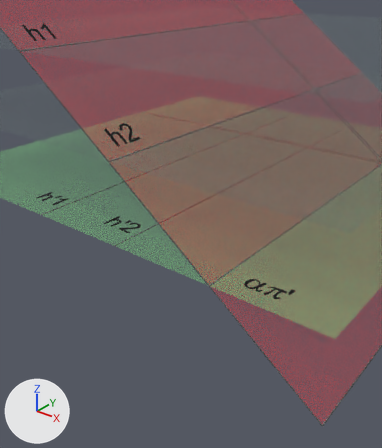
A saved change to the glTF model vr/reta_decliveN.glb.
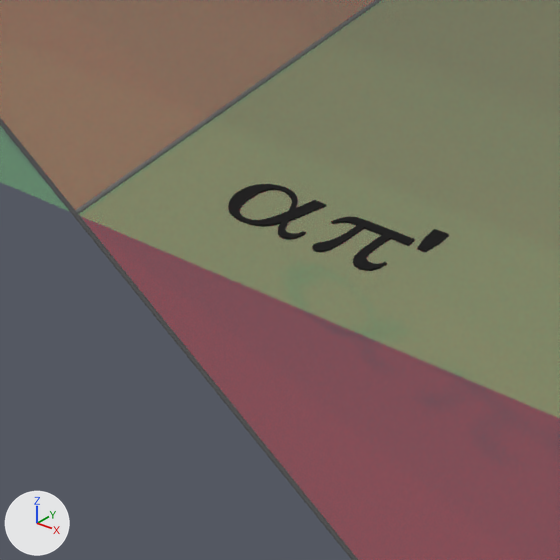
There are two pictures of each version: one from a 50 mm camera at (1.858, -2.647, 0.69) aimed at (0.719, -1.223, -0.193), one close up on the part from 50% to 84% of the width and 53% to 82% of the height. Lighting does not change. The marker at lower left points along +X, +Y and +Z. Where no turn or scale is listed for an object, it has been applied to the vertices. Vertices at the same position are counted once.

The older version as bpy lines, for what is in view:
```python
me_mesh_18 = bpy.data.meshes.new('Mesh_18')
me_mesh_18.from_pydata(...)  # 40 vertices, 36 faces; spans x -1.18..1.36, y -1.28..1.26, z -0.39..0.37
# faces by material slot: [17, 19]
me_mesh_18.materials.append(mat_0068_lightgreen)  # green #91ef91
me_mesh_18.materials.append(mat_steve_shirt)  # grey #667674
me_mesh_22 = bpy.data.meshes.new('Mesh_22')
me_mesh_22.from_pydata(...)  # 8 vertices, 12 faces; spans x -0.9..1.36, y -1.28, z -0.77..0.92
# faces by material slot: [10, 2]
me_mesh_22.materials.append(mat_default_material)  # grey #808080
me_mesh_22.materials.append(mat_color_m06)  # dark grey #555555
me_mesh_23 = bpy.data.meshes.new('Mesh_23')
me_mesh_23.from_pydata(...)  # 252 vertices, 494 faces; spans x 0.944..1.122, y -1.201..-1.109, z -0.39..-0.388
me_mesh_23.materials.append(mat_color_m09)  # black #000000
ob_ap = bpy.data.objects.new('ap', me_mesh_23)
ob_ap.location = (0.0, 0.0, 0.0)
ob_mesh_18 = bpy.data.objects.new('Mesh_18', me_mesh_18)
ob_mesh_18.location = (0.0, 0.0, 0.0)
ob_pipe_2_003 = bpy.data.objects.new('Pipe#2.003', me_mesh_22)
ob_pipe_2_003.location = (0.0, 0.0, 0.0)
# also in view: 'root' at (0.09, -0.01, 0.075); 'Pipe' at (0.852, -0.01, -0.39)
```
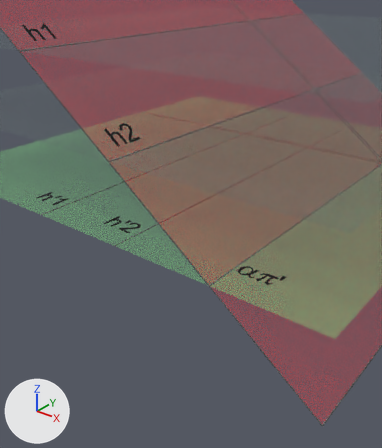
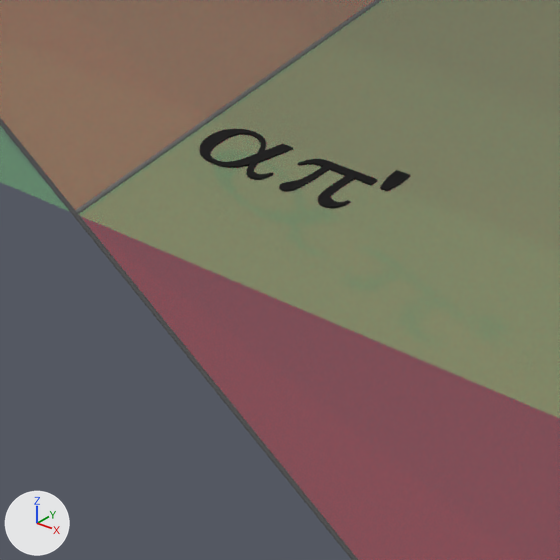
What differs and where, as boxes [x1, y1, x2, y2] in the close-ups (560 x 560 px):
'ap', mesh moved: before [228, 184, 449, 271]; after [200, 129, 410, 209]

What changed in the scene script:
```text
Change me_mesh_23:
    where me_mesh_23.from_pydata(...)  # 252 vertices, 494 faces; spans x 0.944..1.122, y -1.201..-1.109, z -0.39..-0.388
    used by ob_ap; location = (0.0, 0.0, 0.0)
    me_mesh_23 part 1: the whole mesh is moved by (-0.074, 0.064, 0.0)
```
